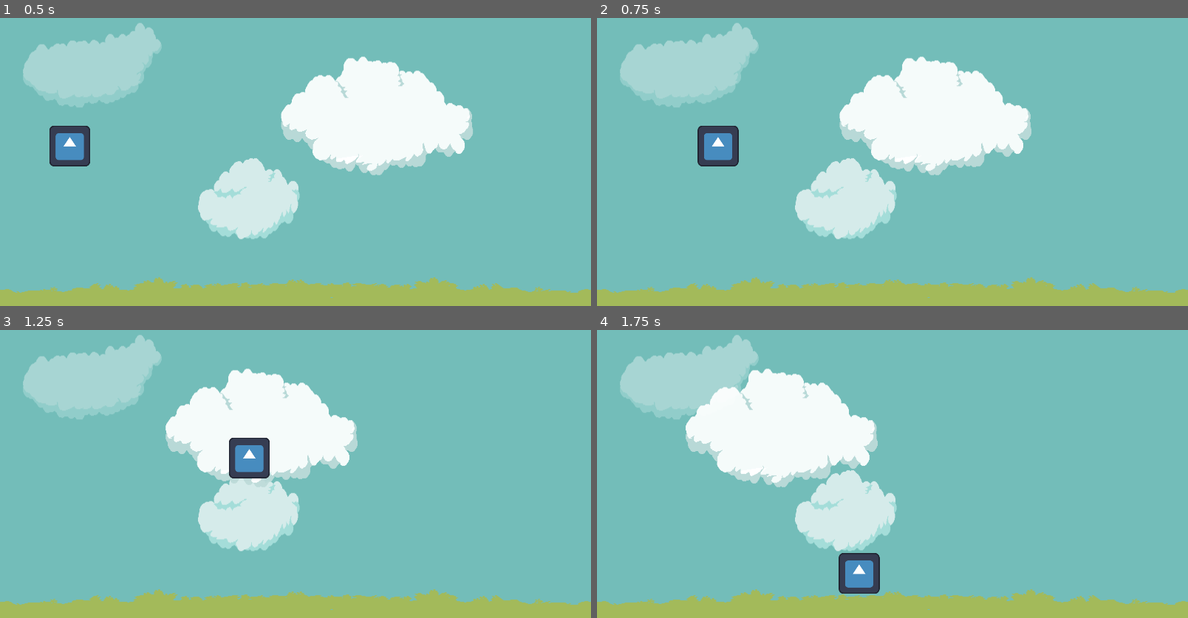
Above: before the commit, frames 1-4 (two rows, left to right).
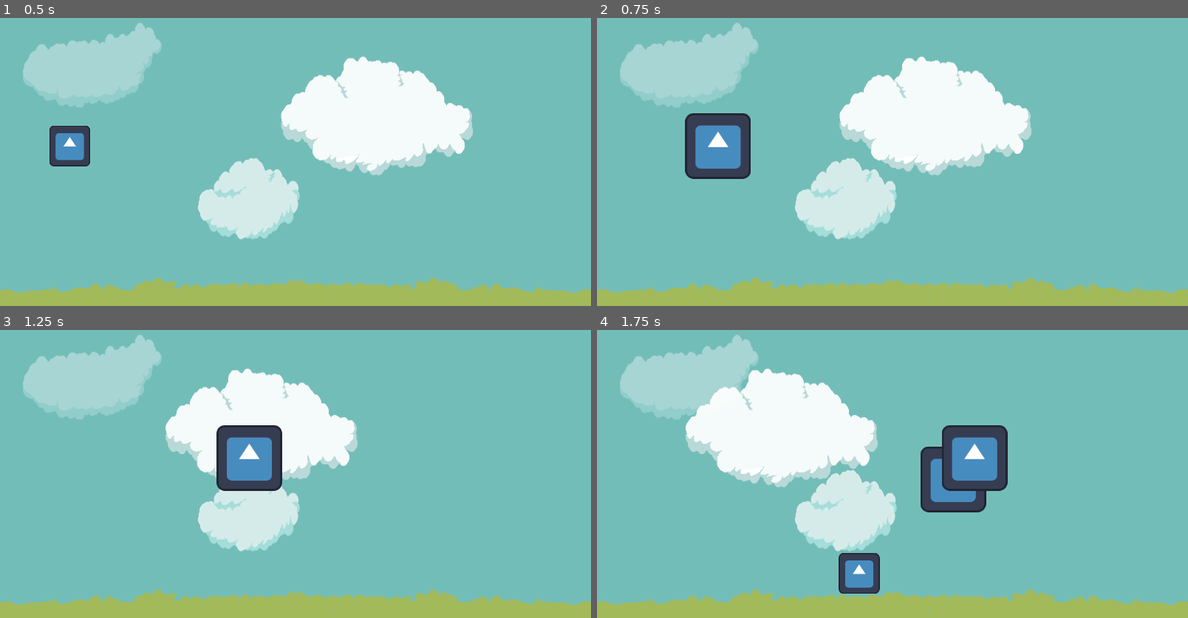
Above: after the commit, the same moments.

Repository: NxKuma/ISCS_Shooter
Game: Godot game, scene res://Scene/main.tscn
Two runs of this game, one before a commit and one after it. Both use one fixed random seed, a clock stepped at 60 frames per second and the inputs below. The engine's default icon, where the game draws it, is replaced by a stand-in: a white triangle on a blue panel in a dark square.
Inputs:
- Up to frame 1 (0.5 s): no input
- Up to frame 2 (0.75 s): hold D (Right) from 0.53 s (still down); tap Space (Shoot, bound only after the commit) at 0.6 s
- Up to frame 3 (1.25 s): keep holding D (Right)
- Up to frame 4 (1.75 s): release D (Right) at 1.28 s; hold S (Down) from 1.28 s (still down); tap Space (Shoot, bound only after the commit) at 1.35 s

Frame 1 is identical in both runs. In frame 2, 2.1% of the frame differs, in the area x 14-26%, y 33-56%; in frame 3, 2.2%; in frame 4, 3.9%, in the area x 54-70%, y 33-64%.

Commit message:
added projectile scene
player can now shoot projectiles

Diff:
--- a/Scene/player.tscn
+++ b/Scene/player.tscn
@@ -8,7 +8,7 @@
 [node name="Player" type="CharacterBody2D"]
 script = ExtResource("1_i7681")
 
-[node name="Sprite2D" type="Sprite2D" parent="."]
+[node name="Sprite2D" type="Sprite2D" parent="." groups=["Player"]]
 position = Vector2(-9.53674e-07, -9.53674e-07)
 scale = Vector2(0.625, 0.625)
 texture = ExtResource("1_s517g")
--- /dev/null
+++ b/Scene/projectile.tscn
@@ -0,0 +1,33 @@
+[gd_scene load_steps=6 format=3 uid="uid://cnrdo18p66qu6"]
+
+[ext_resource type="Script" path="res://Script/projectile.gd" id="1_bs78x"]
+[ext_resource type="Texture2D" uid="uid://c2emlgwmigy6q" path="res://icon.svg" id="2_oqgad"]
+
+[sub_resource type="AtlasTexture" id="AtlasTexture_dk6eo"]
+atlas = ExtResource("2_oqgad")
+region = Rect2(0, 0, 128, 128)
+
+[sub_resource type="SpriteFrames" id="SpriteFrames_pcdyq"]
+animations = [{
+"frames": [{
+"duration": 1.0,
+"texture": SubResource("AtlasTexture_dk6eo")
+}],
+"loop": true,
+"name": &"default",
+"speed": 5.0
+}]
+
+[sub_resource type="CircleShape2D" id="CircleShape2D_g1woo"]
+radius = 64.0
+
+[node name="Projectile" type="Area2D"]
+script = ExtResource("1_bs78x")
+
+[node name="AnimatedSprite2D" type="AnimatedSprite2D" parent="."]
+sprite_frames = SubResource("SpriteFrames_pcdyq")
+
+[node name="CollisionShape2D" type="CollisionShape2D" parent="."]
+shape = SubResource("CircleShape2D_g1woo")
+
+[connection signal="body_entered" from="." to="." method="_on_body_entered"]
--- a/Script/player.gd
+++ b/Script/player.gd
@@ -2,7 +2,7 @@
 
 
 @export var speed = 500.0
-
+const PROJECTILE = preload("res://Scene/projectile.tscn")
 
 func _process(delta: float) -> void:
 	var movement := Input.get_vector("Left", "Right", "Up", "Down")
@@ -13,3 +13,9 @@
 		velocity = Vector2.ZERO
 
 	move_and_slide()
+
+	if Input.is_action_just_pressed("Shoot"):
+		var new_projectile = PROJECTILE.instantiate()
+		new_projectile.direction = Vector2.RIGHT
+		new_projectile.global_position = global_position
+		add_sibling(new_projectile)
--- /dev/null
+++ b/Script/projectile.gd
@@ -0,0 +1,21 @@
+extends Area2D
+
+@export var speed = 500.0
+@export var direction = Vector2.ZERO
+
+#func _ready() -> void:
+	#if self.get_parent().name == 'Player':
+		#direction = Vector2.RIGHT
+	#else:
+		#direction = Vector2.LEFT
+	#print(self.get_parent().name)
+
+func _process(delta: float) -> void:
+	translate(direction * speed * delta)
+
+
+func _on_body_entered(body: Node2D) -> void:
+	if body.name == 'Player':
+		pass
+	else:
+		pass
--- a/project.godot
+++ b/project.godot
@@ -19,6 +19,10 @@
 
 window/size/resizable=false
 window/stretch/mode="canvas_items"
+
+[global_group]
+
+Player=""
 
 [input]
 
@@ -42,6 +46,11 @@
 "events": [Object(InputEventKey,"resource_local_to_scene":false,"resource_name":"","device":-1,"window_id":0,"alt_press …(192 unchanged characters)…
 ]
 }
+Shoot={
+"deadzone": 0.5,
+"events": [Object(InputEventKey,"resource_local_to_scene":false,"resource_name":"","device":-1,"window_id":0,"alt_pressed":false,"shift_pressed":false,"ctrl_pressed":false,"meta_pressed":false,"pressed":false,"keycode":0,"physical_keycode":32,"key_label":0,"unicode":32,"location":0,"echo":false,"script":null)
+]
+}
 
 [rendering]
 
